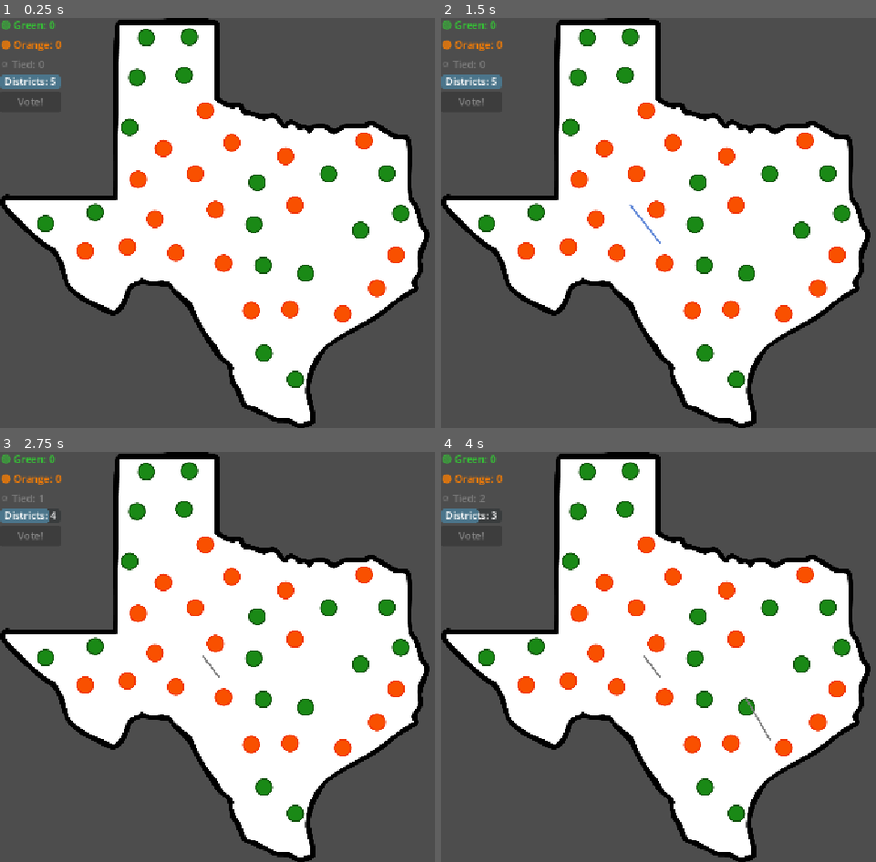
Above: before the commit, frames 1-4 (two rows, left to right).
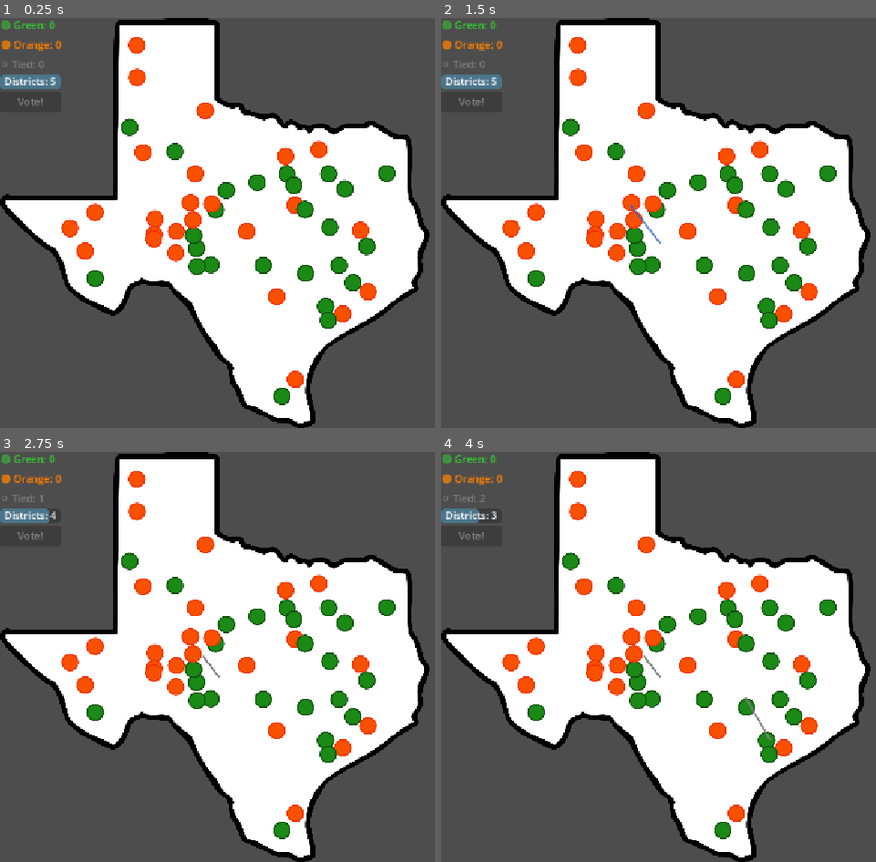
Above: after the commit, the same moments.

Repository: Luke9389/TEXAS
Game: Godot game, scene res://main.tscn
The game is run twice, just before and just after one commit, with the same random seed, the same clock (stepped at 60 frames per second) and the same inputs.
Inputs (mouse positions are in pixels of both pictures, inside the frame that each line leads up to):
- Up to frame 1 (0.25 s): no input
- Up to frame 2 (1.5 s): tap Enter at 0.5 s; move the mouse to (outside the picture) at 0.52 s; click (outside the picture) at 0.67 s; tap Space at 1.25 s; drag from (658, 243) to (571, 128) at 1.27 s
- Up to frame 3 (2.75 s): move the mouse to (outside the picture) at 2.02 s; click (outside the picture) at 2.17 s
- Up to frame 4 (4 s): tap Enter at 2.75 s; drag from (767, 739) to (697, 616) at 2.77 s; move the mouse to (outside the picture) at 3.52 s; click (outside the picture) at 3.67 s

The runs differ from the first frame. In frame 1, 6.9% of the frame differs, in the area x 8-95%, y 2-95%; in frame 2, 6.9%; in frame 3, 6.9%; in frame 4, 6.9%.

Commit message:
animation utility

Diff:
--- /dev/null
+++ b/animation_utilities.gd
@@ -0,0 +1,142 @@
+class_name AnimationUtilities
+extends RefCounted
+
+# Reusable animation patterns for the TEXAS game
+
+# Flash a node between two colors and return to original
+static func flash_color(node: Node, target_color: Color, duration: float, restore_color: Color = Color.WHITE) -> Tween:
+	if not is_instance_valid(node):
+		return null
+	var tween = node.create_tween()
+	tween.set_parallel(true)
+	tween.tween_property(node, "modulate", target_color, duration)
+	tween.tween_property(node, "modulate", restore_color, duration).set_delay(duration)
+	return tween
+
+# Flash multiple nodes simultaneously with the same timing
+static func flash_multiple_nodes(nodes: Array[Node], target_color: Color, duration: float, restore_color: Color = Color.WHITE) -> Tween:
+	if nodes.is_empty():
+		return null
+
+	var tween = nodes[0].create_tween()
+	tween.set_parallel(true)
+
+	for node in nodes:
+		tween.tween_property(node, "modulate", target_color, duration)
+		tween.tween_property(node, "modulate", restore_color, duration).set_delay(duration)
+
+	return tween
+
+# Bounce scale animation - scale up then back down
+static func bounce_scale(node: Node, target_scale: Vector2, duration: float, restore_scale: Vector2 = Vector2.ONE) -> Tween:
+	var tween = node.create_tween()
+	var bounce_duration = duration * 0.6
+	var restore_duration = duration * 0.4
+
+	tween.tween_property(node, "scale", target_scale, bounce_duration)
+	tween.tween_property(node, "scale", restore_scale, restore_duration).set_delay(bounce_duration)
+	return tween
+
+# Fade out animation with optional callback
+static func fade_out(node: Node, duration: float, callback: Callable = Callable()) -> Tween:
+	var tween = node.create_tween()
+	tween.set_parallel(true)
+	tween.tween_property(node, "modulate", Color.TRANSPARENT, duration)
+
+	if callback.is_valid():
+		tween.tween_callback(callback).set_delay(duration)
+
+	return tween
+
+# Fade in animation
+static func fade_in(node: Node, duration: float, target_color: Color = Color.WHITE) -> Tween:
+	node.modulate = Color.TRANSPARENT
+	var tween = node.create_tween()
+	tween.tween_property(node, "modulate", target_color, duration)
+	return tween
+
+# Looping flash animation between two colors
+static func looping_flash(node: Node, color_a: Color, color_b: Color, duration: float) -> Tween:
+	var tween = node.create_tween()
+	tween.set_parallel(true)
+	tween.set_loops()
+
+	tween.tween_property(node, "modulate", color_a, duration)
+	tween.tween_property(node, "modulate", color_b, duration).set_delay(duration)
+
+	return tween
+
+# Complex flash-then-fade sequence (for deletion animations)
+static func flash_then_fade(node: Node, target_color: Color, flash_duration: float, fade_duration: float) -> Tween:
+	var tween = node.create_tween()
+
+	# Flash to the specified color
+	tween.tween_property(node, "modulate", target_color, flash_duration)
+	# Then fade to transparent
+	tween.tween_property(node, "modulate", Color.TRANSPARENT, fade_duration).set_delay(flash_duration)
+
+	return tween
+
+# Animate multiple properties of a node with specific colors
+static func flash_node_properties(node: Node, property_configs: Array[Dictionary], flash_duration: float, fade_duration: float = 0.0) -> Tween:
+	if property_configs.is_empty():
+		return null
+
+	var tween = node.create_tween()
+	tween.set_parallel(true)
+	var has_tweeners = false
+
+	for config in property_configs:
+		var property_name = config.get("property", "")
+		var flash_value = config.get("flash_value", Color.WHITE)
+		var fade_value = config.get("fade_value", null)
+
+		if property_name.is_empty():
+			continue
+
+		# Flash to the specified value
+		tween.tween_property(node, property_name, flash_value, flash_duration)
+		has_tweeners = true
+
+		# If fade value is provided, fade to it after the flash
+		if fade_value != null and fade_duration > 0:
+			tween.tween_property(node, property_name, fade_value, fade_duration).set_delay(flash_duration)
+
+	# If no valid properties were animated, kill the tween and return null
+	if not has_tweeners:
+		tween.kill()
+		return null
+
+	return tween
+
+# Scale animation that hides by scaling to zero
+static func hide_by_scale(node: Node, duration: float, callback: Callable = Callable()) -> Tween:
+	if not is_instance_valid(node):
+		return null
+	var tween = node.create_tween()
+	tween.set_parallel(true)
+	tween.tween_property(node, "scale", Vector2.ZERO, duration)
+	tween.tween_property(node, "modulate", Color.TRANSPARENT, duration)
+
+	if callback.is_valid():
+		tween.tween_callback(callback).set_delay(duration)
+
+	return tween
+
+# Show by scaling from zero with bounce
+static func show_by_scale_bounce(node: Node, target_scale: Vector2, duration: float, bounce_factor: float = 1.2) -> Tween:
+	if not is_instance_valid(node):
+		return null
+	node.scale = Vector2.ZERO
+	node.modulate = Color.WHITE
+	node.visible = true
+
+	var bounce_target_scale = target_scale * bounce_factor
+	var bounce_duration = duration * 0.6
+	var settle_duration = duration * 0.4
+
+	var tween = node.create_tween()
+	tween.tween_property(node, "scale", bounce_target_scale, bounce_duration)
+	tween.tween_property(node, "scale", target_scale, settle_duration).set_delay(bounce_duration)
+
+	return tween
--- a/district_area.gd
+++ b/district_area.gd
@@ -260,10 +260,6 @@
 		voting_tween.kill()
 
 	# Flash the district blue to indicate it's about to vote
-	voting_tween = create_tween()
-	voting_tween.set_parallel(true)
-	voting_tween.set_loops()  # Loop indefinitely
-
 	var voting_border = PartyColors.PROGRESS_BLUE
 	voting_border.a = PartyColors.BORDER_ALPHA
 	var voting_fill = PartyColors.PROGRESS_BLUE
@@ -272,8 +268,12 @@
 	var original_border = line_2d.default_color
 	var original_fill = polygon_2d.color
 
-	# Flash between blue and original colors
+	# Use animation utilities for the looping flash
 	var flash_duration = 0.5
+	voting_tween = create_tween()
+	voting_tween.set_parallel(true)
+	voting_tween.set_loops()
+
 	voting_tween.tween_property(line_2d, "default_color", voting_border, flash_duration)
 	voting_tween.tween_property(polygon_2d, "color", voting_fill, flash_duration)
 	voting_tween.tween_property(line_2d, "default_color", original_border, flash_duration).set_delay(flash_duration)
--- a/district_counter_ui.gd
+++ b/district_counter_ui.gd
@@ -55,14 +55,14 @@
 
 func _on_district_limit_reached():
 	# Flash both the progress bar and label red to indicate limit reached
+	var nodes_to_flash: Array[Node] = []
 	if districts_progress:
-		var tween = create_tween()
-		tween.set_parallel(true)
-		tween.tween_property(districts_progress, "modulate", Color.RED, FLASH_DURATION)
-		tween.tween_property(districts_progress, "modulate", Color.WHITE, FLASH_DURATION).set_delay(FLASH_DURATION)
-		if districts_label:
-			tween.tween_property(districts_label, "modulate", Color.RED, FLASH_DURATION)
-			tween.tween_property(districts_label, "modulate", Color.WHITE, FLASH_DURATION).set_delay(FLASH_DURATION)
+		nodes_to_flash.append(districts_progress)
+	if districts_label:
+		nodes_to_flash.append(districts_label)
+
+	if not nodes_to_flash.is_empty():
+		AnimationUtilities.flash_multiple_nodes(nodes_to_flash, Color.RED, FLASH_DURATION, Color.WHITE)
 
 func update_district_counts():
 	if not district_manager:
--- a/pip_area.gd
+++ b/pip_area.gd
@@ -100,36 +100,29 @@
 	if animation_tween:
 		animation_tween.kill()
 
-	animation_tween = create_tween()
-	animation_tween.set_parallel(true)
-
 	match status:
 		VoteStatus.VOTED:
 			# Show and animate in the checkbox with a bounce
-			vote_sprite.visible = true
-			vote_sprite.scale = Vector2.ZERO
-			vote_sprite.modulate = Color.WHITE
+			if vote_sprite:
+				var original_scale = Vector2(0.294118, 0.294118)  # From the scene file
 
-			# Get the original scale from the scene
-			var original_scale = Vector2(0.294118, 0.294118)  # From the scene file
-			var bounce_scale = original_scale * VOTE_BOUNCE_SCALE
-
-			# Bounce scale animation
-			animation_tween.tween_property(vote_sprite, "scale", bounce_scale, VOTE_ANIMATION_DURATION * 0.6)
-			animation_tween.tween_property(vote_sprite, "scale", original_scale, VOTE_ANIMATION_DURATION * 0.4).set_delay(VOTE_ANIMATION_DURATION * 0.6)
+				# Use animation utilities for bounce effect
+				animation_tween = AnimationUtilities.show_by_scale_bounce(vote_sprite, original_scale, VOTE_ANIMATION_DURATION, VOTE_BOUNCE_SCALE)
 
 		VoteStatus.DID_NOT_VOTE:
-			# Hide the checkbox
+			# Hide the checkbox using animation utilities
 			if vote_sprite.visible:
-				animation_tween.tween_property(vote_sprite, "scale", Vector2.ZERO, VOTE_ANIMATION_DURATION * 0.5)
-				animation_tween.tween_property(vote_sprite, "modulate", Color.TRANSPARENT, VOTE_ANIMATION_DURATION * 0.5)
-				animation_tween.tween_callback(_hide_vote_sprite).set_delay(VOTE_ANIMATION_DURATION * 0.5)
+				animation_tween = AnimationUtilities.hide_by_scale(vote_sprite, VOTE_ANIMATION_DURATION * 0.5, _hide_vote_sprite)
+			else:
+				# If already hidden, just ensure animation_tween is null
+				animation_tween = null
 
 		VoteStatus.NOT_VOTED:
-			# Hide immediately
+			# Hide immediately without animation
 			vote_sprite.visible = false
 			vote_sprite.scale = Vector2.ZERO
 			vote_sprite.modulate = Color.WHITE
+			animation_tween = null
 
 func _hide_vote_sprite():
 	if vote_sprite:
--- a/pip_spawner.gd
+++ b/pip_spawner.gd
@@ -76,14 +76,14 @@
 
 	print("Successfully spawned ", successful_spawns, " pips out of ", num_pips_to_spawn, " requested")
 
-func _spawn_pip_at_position(position: Vector2):
+func _spawn_pip_at_position(spawn_position: Vector2):
 	var pip_instance = pip_scene.instantiate() as PipArea
 	if not pip_instance:
 		push_error("PipSpawner: Failed to instantiate pip scene!")
 		return
 
 	# Set position
-	pip_instance.global_position = position
+	pip_instance.global_position = spawn_position
 
 	# Set random party
 	pip_instance.set_random_party()
@@ -92,7 +92,7 @@
 	add_child(pip_instance)
 	spawned_pips.append(pip_instance)
 
-func _is_position_valid(position: Vector2, min_distance: float = 60.0) -> bool:
+func _is_position_valid(_position: Vector2, min_distance: float = 60.0) -> bool:
 	# Check distance from existing pips to avoid overlap
 	for existing_pip in spawned_pips:
 		if existing_pip.global_position.distance_to(position) < min_distance:
Not shown, added: animation_utilities.gd.uid
Not shown, changed: CLAUDE.md
